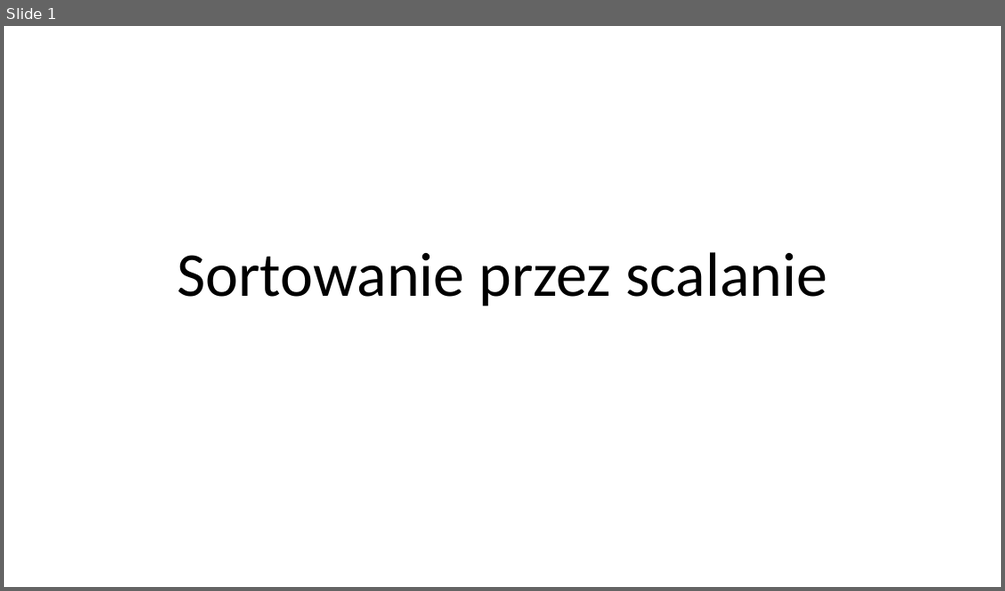
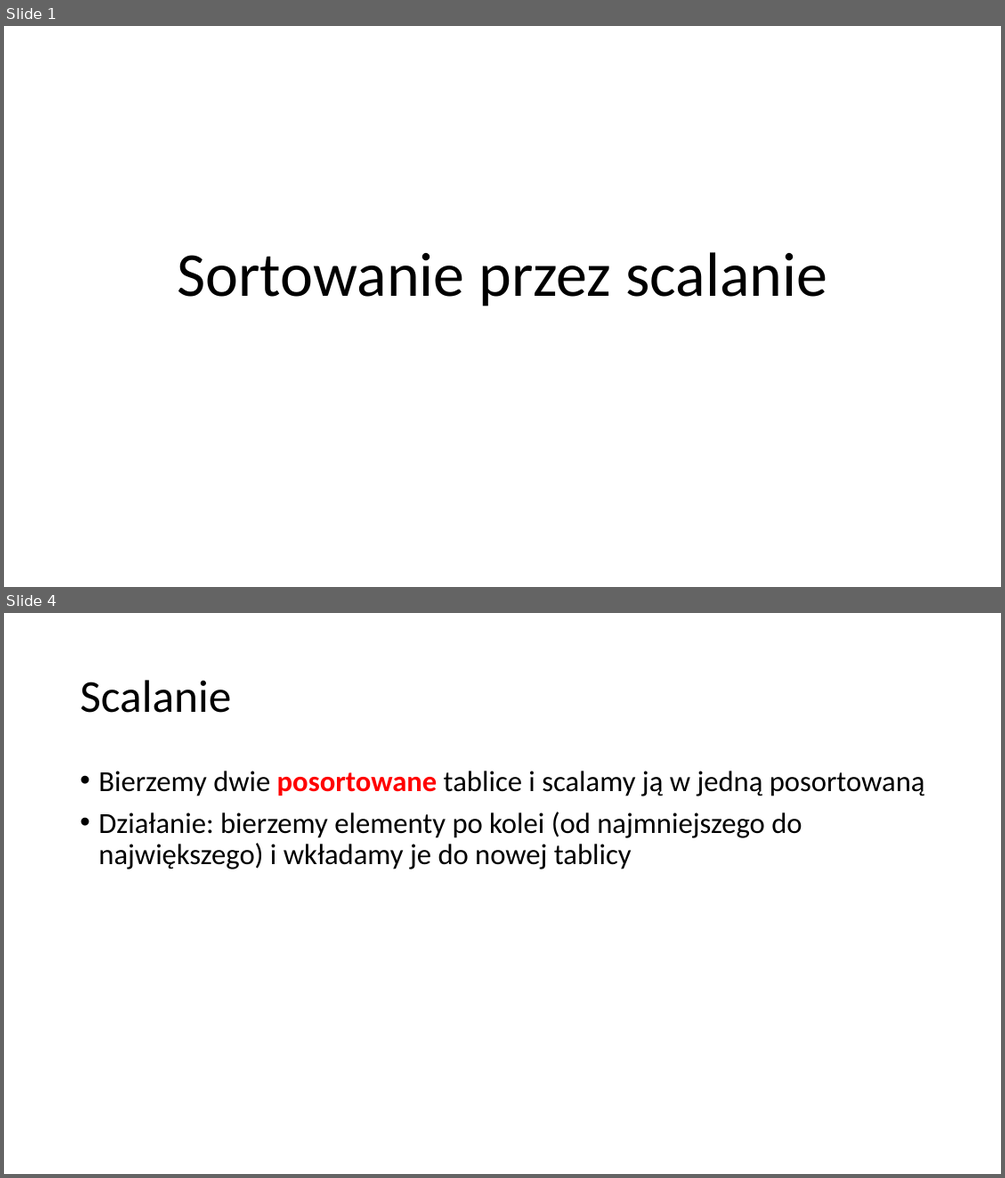
Before and after one commit to blackbat13/CS-HTiEW, a slide deck: Wprowadzenie do rekurencji 2/I. Wprowadzenie do rekurencji 2/Sortowanie przez scalanie.pptx. Shown one above the other, each under a label of ours: slide 1 before the commit, slides 1 and 4 after it; the slides between them are not shown. The pictures are 1005x591 and 1005x1178 pixels, drawn with LibreOffice and Linux fonts; fonts in the diff are those of the drawing. Boxes give left, top, right and bottom in pixels: in the first picture for what was removed or moved away, otherwise in the second. Text is boxed around its words. In the diff, an @@ line names an element or a change of style, - is before the commit and + after.

Commit message:
Uzupełniono prezentację algorytmu sortowania przez scalanie

```diff
--- a/Wprowadzenie do rekurencji 2/I. Wprowadzenie do rekurencji 2/Sortowanie przez scalanie.pptx
+++ b/Wprowadzenie do rekurencji 2/I. Wprowadzenie do rekurencji 2/Sortowanie przez scalanie.pptx
@@ slide 4 added at (4, 613, 1001, 1174), background #FFFFFF @@
@@ title added at (80, 680, 231, 713), 44 pt, text #000000 @@
+Scalanie
@@ text added at (98, 771, 925, 869), 28 pt, text #000000 @@
+• Bierzemy dwie posortowane tablice i scalamy ją w jedną posortowaną
+• Działanie: bierzemy elementy po kolei (od najmniejszego do największego) i wkładamy je do nowej tablicy
```
Also in this commit, not shown: 3 slides changed, 84 other slides added.
